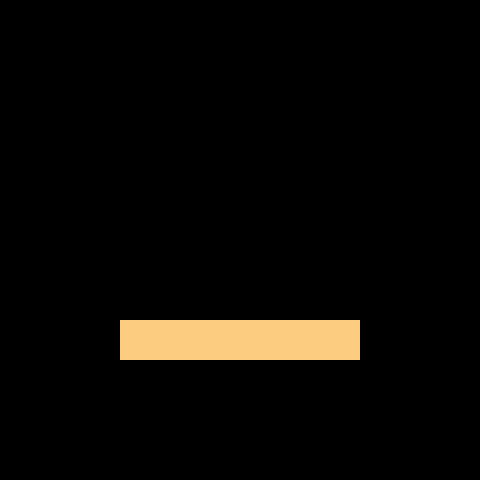
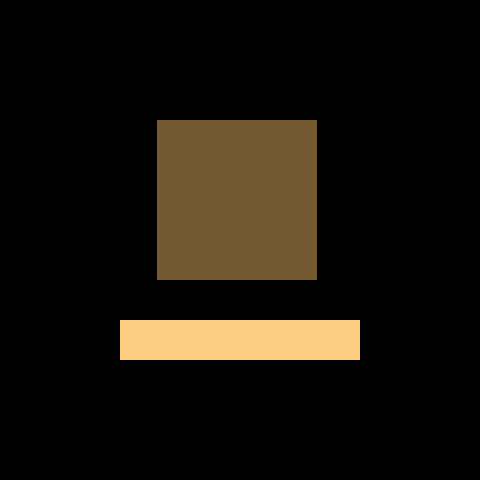
Layered file, before and after one edit (480 x 480). Changes by layer:
painted on "Background" over [157, 120, 317, 280]
